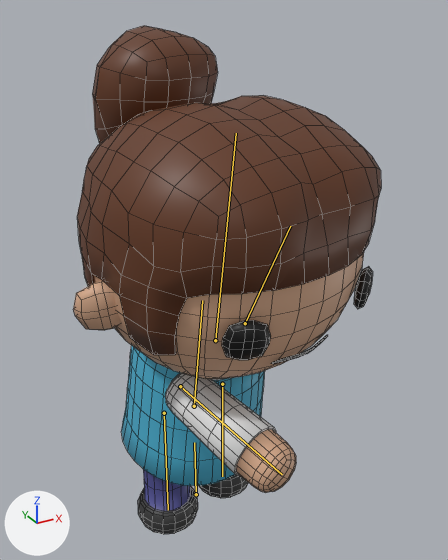
Renders of the Blender file Content/Art Assets/MDL_Base.blend from each side of a commit.
Both versions are drawn from a 50 mm camera at (-0.785, -1.645, 1.679) aimed at (0.057, -0.114, 0.914). The axes (+X, +Y, +Z) are drawn at lower left. The lights are the same throughout. Both versions are drawn at frame 204 of the action 'jnt_TOKEN_regAction.001'; the numbers are the values there. The bones that bend it are drawn over the model as lines. Mesh edges are drawn as thin lines.

Objects in the first picture: 'mesh_TOKEN_reg.001', 'mesh_TOKEN_reg.002'.
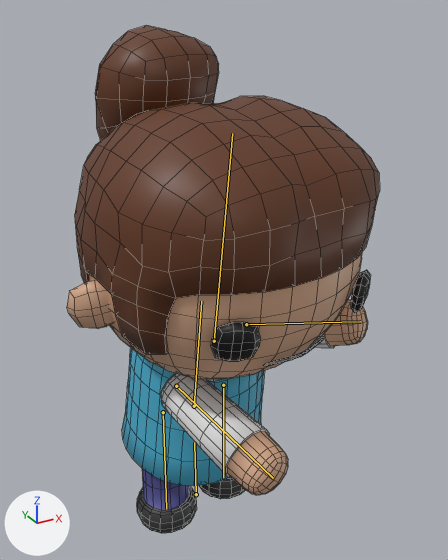
What differs and where, as boxes (x1, y1, x2, y2) in the pictures (448 x 560 px):
'mesh_TOKEN_reg.001', posed
    before: (77, 26, 381, 355)
    after: (75, 25, 380, 354)
'mesh_TOKEN_reg.002', posed
    before: (73, 252, 373, 534)
    after: (67, 253, 370, 533)
bone 'jnt_body', root to tip
    before: (194, 406) to (202, 300)
    after: (194, 406) to (201, 301)
bone 'jnt_arm.L', root to tip
    before: (245, 323) to (290, 226)
    after: (246, 324) to (360, 321)

What changed in the scene script:
```text
Change bone_jnt_body:
    where bone_jnt_body = bpy.data.objects['jnt_TOKEN_reg'].pose.bones['jnt_body']  # child of 'TOKEN_root'
    bone_jnt_body.rotation_quaternion: (0.992, 0.075, 0.105, 0.0) -> (0.994, 0.075, 0.081, 0.002)  # degrees (9, 12, 1) -> degrees (9, 9, 1)
Change bone_jnt_arm_l:
    where bone_jnt_arm_l = bpy.data.objects['jnt_TOKEN_reg'].pose.bones['jnt_arm.L']  # child of 'jnt_body'
    bone_jnt_arm_l.rotation_quaternion: (0.905, -0.07, -0.207, 0.366) -> (0.806, 0.53, -0.256, 0.059)  # degrees (-17, -19, 47) -> degrees (70, -28, -12)
```
